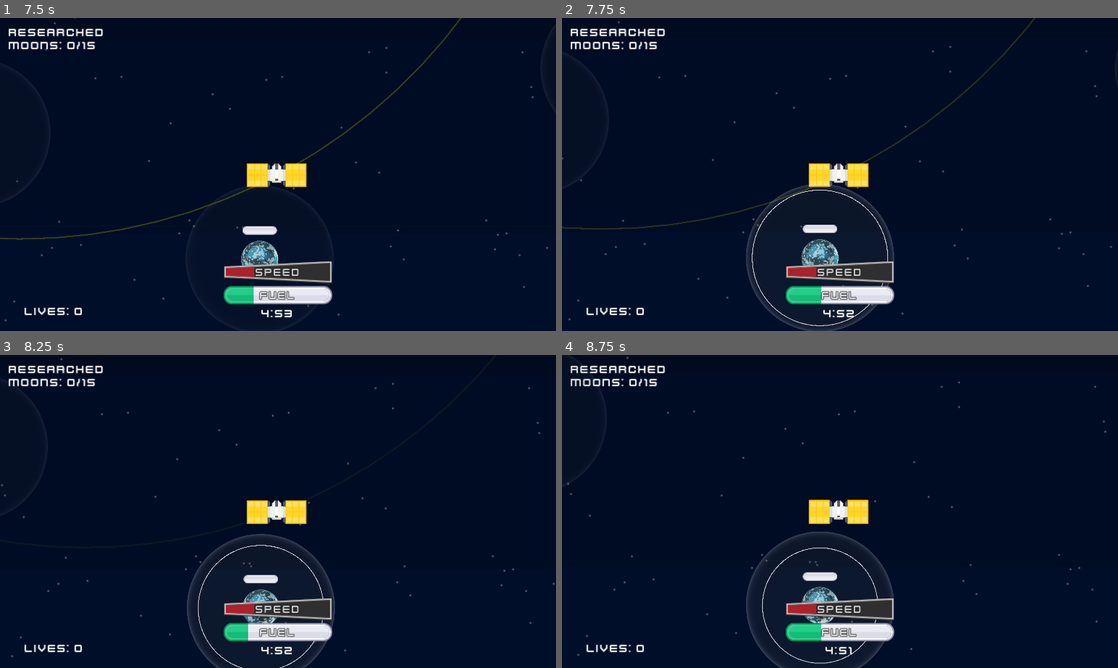
Above: before the commit, frames 1-4 (two rows, left to right).
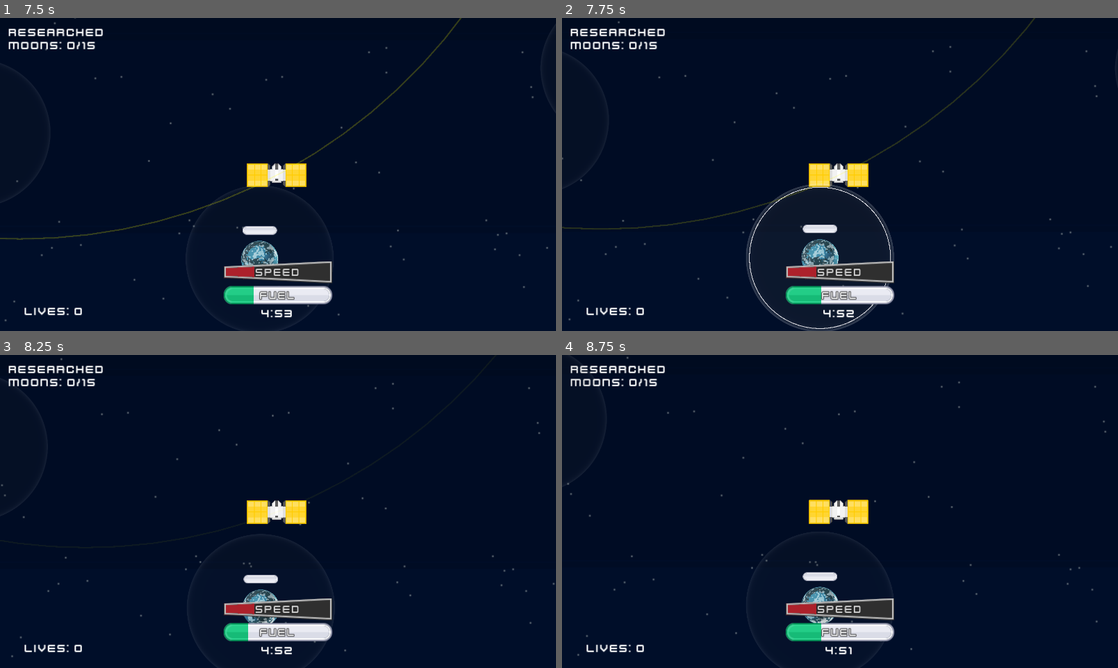
Above: after the commit, the same moments.

Repository: ThreeChooseOne/loopiter
Game: Godot game, scene res://root_scene.tscn
The game is run twice, just before and just after one commit, with the same random seed, the same clock (stepped at 60 frames per second) and the same inputs.
Inputs:
- Up to frame 1 (7.5 s): click "Start" at 0.5 s; tap Enter at 1.25 s; hold Up 1.28-2.78 s; tap I at 1.35, 3.6, 5.85 s; tap O at 2.1, 4.35, 6.6 s; hold A 2.78-4.28 s; tap V at 2.85, 5.1, 7.35 s; hold Down 4.28-5.03 s; hold D 5.03-5.78 s; hold Up 5.78-6.53 s; hold D from 6.53 s (still down)
- Up to frame 2 (7.75 s): keep holding D
- Up to frame 3 (8.25 s): keep holding D; tap I at 8.1 s
- Up to frame 4 (8.75 s): keep holding D

Frame 1 is identical in both runs. In frame 2, 0.4% of the frame differs, in the area x 33-60%, y 54-100%; in frame 3, 0.4%, in the area x 33-61%, y 57-100%; in frame 4, 0.4%.

Commit message:
Fix number and math

Diff:
--- a/core/moon.gd
+++ b/core/moon.gd
@@ -2,7 +2,7 @@
 
 const RESEARCH_ON_MODULATION = Color(1.0, 1.0, 1.0, 0.2)
 const RESEARCH_OFF_MODULATION = Color(0.8, 0.8, 0.8, 0.1)
-const INDICATOR_MAX_SIZE = 40.0
+const INDICATOR_MAX_SIZE = 100.0
 const INDICATOR_MIN_SIZE = 26.0
 
 const ALL_SPRITES = [
@@ -119,7 +119,7 @@
 
 func _draw() -> void:
 	if !research_timer.is_stopped():
-		var ratio = research_timer.time_left / reset_timer.wait_time
+		var ratio = research_timer.time_left / research_timer.wait_time
 		var radius = lerp(INDICATOR_MIN_SIZE, INDICATOR_MAX_SIZE, ratio)
 		if research_timer.paused:
 			draw_circle(Vector2.ZERO, radius, Color.DARK_RED, false, 1.0)
--- a/core/moon.tscn
+++ b/core/moon.tscn
@@ -22,6 +22,7 @@
 
 [node name="ResetTimer" type="Timer" parent="."]
 unique_name_in_owner = true
+wait_time = 0.1
 
 [node name="ResearchArea" type="Area2D" parent="."]
 collision_layer = 4
